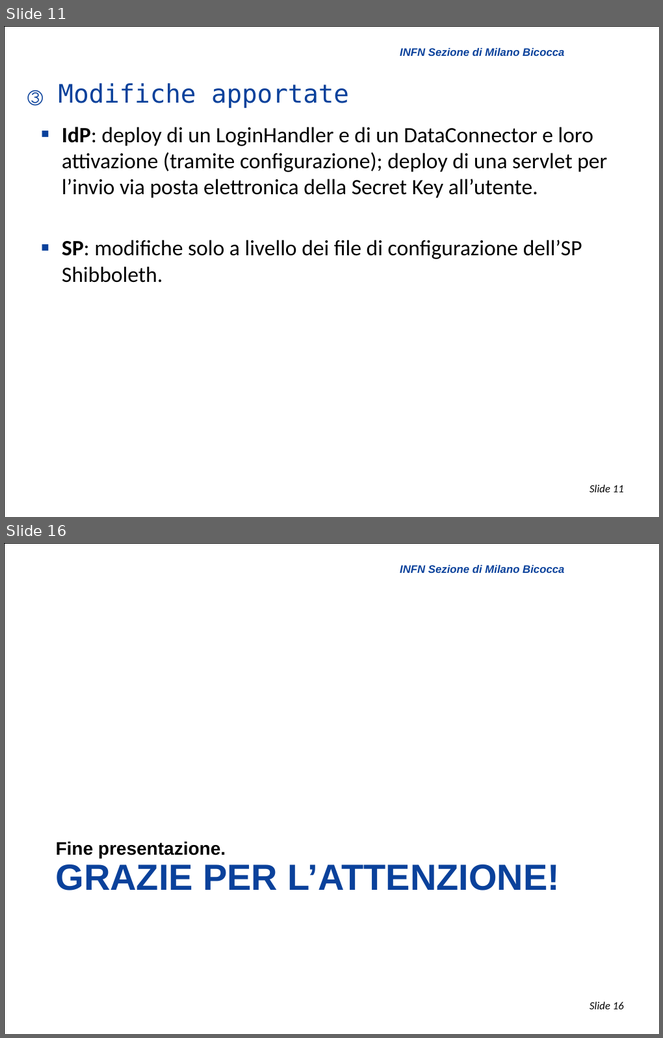
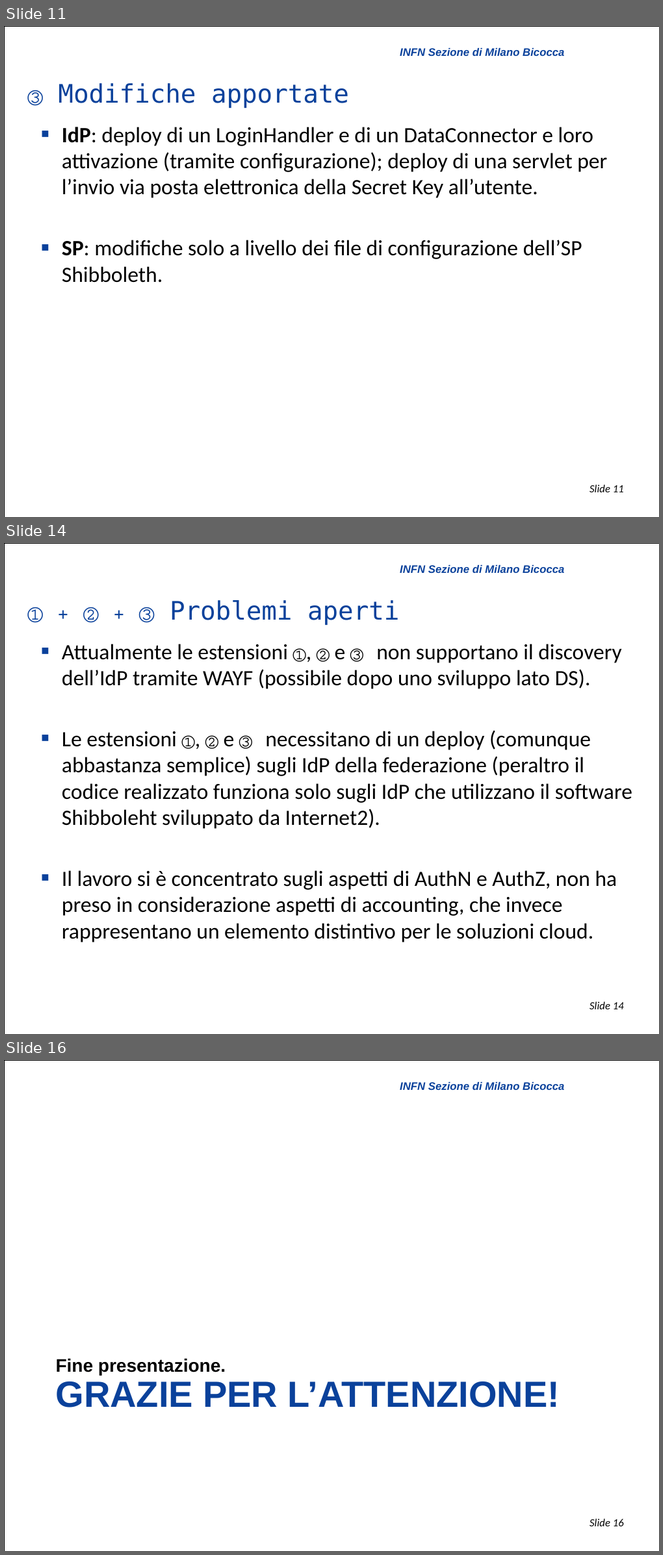
Before and after one commit to biancini/Shibboleth-Authentication, a slide deck: ShibbolethExtensions.pptx. Shown one above the other, each under a label of ours: slides 11 and 16 before the commit, slides 11, 14 and 16 after it; the slides between them are not shown. The pictures are 663x1038 and 663x1555 pixels, drawn with LibreOffice and Linux fonts; fonts in the diff are those of the drawing; background and template pictures are left out. Boxes give left, top, right and bottom in pixels: in the first picture for what was removed or moved away, otherwise in the second. Text is boxed around its words. In the diff, an @@ line names an element or a change of style, - is before the commit and + after.

```diff
--- a/ShibbolethExtensions.pptx
+++ b/ShibbolethExtensions.pptx
@@ slide 14 added at box(4, 543, 659, 1034), background #FFFFFF; not listed: 3 template elements that a slide beside it also shows @@
@@ title added at box(27, 600, 399, 625), 28 pt, text #0A419B @@
+① + ② + ③ Problemi aperti
@@ text added at box(62, 644, 633, 943), 24 pt, text #000000 @@
+  ■ Attualmente le estensioni ①, ② e ③ non supportano il discovery dell’IdP tramite WAYF (possibile dopo uno sviluppo lato DS).
+  ■ Le estensioni ①, ② e ③ necessitano di un deploy (comunque abbastanza semplice) sugli IdP della federazione (peraltro il codice realizzato funziona solo sugli IdP che utilizzano il software Shibboleht sviluppato da Internet2).
+  ■ Il lavoro si è concentrato sugli aspetti di AuthN e AuthZ, non ha preso in considerazione aspetti di accounting, che invece rappresentano un elemento distintivo per le soluzioni cloud.
```
Also in this commit, not shown: 7 slides changed, 1 slide removed.
